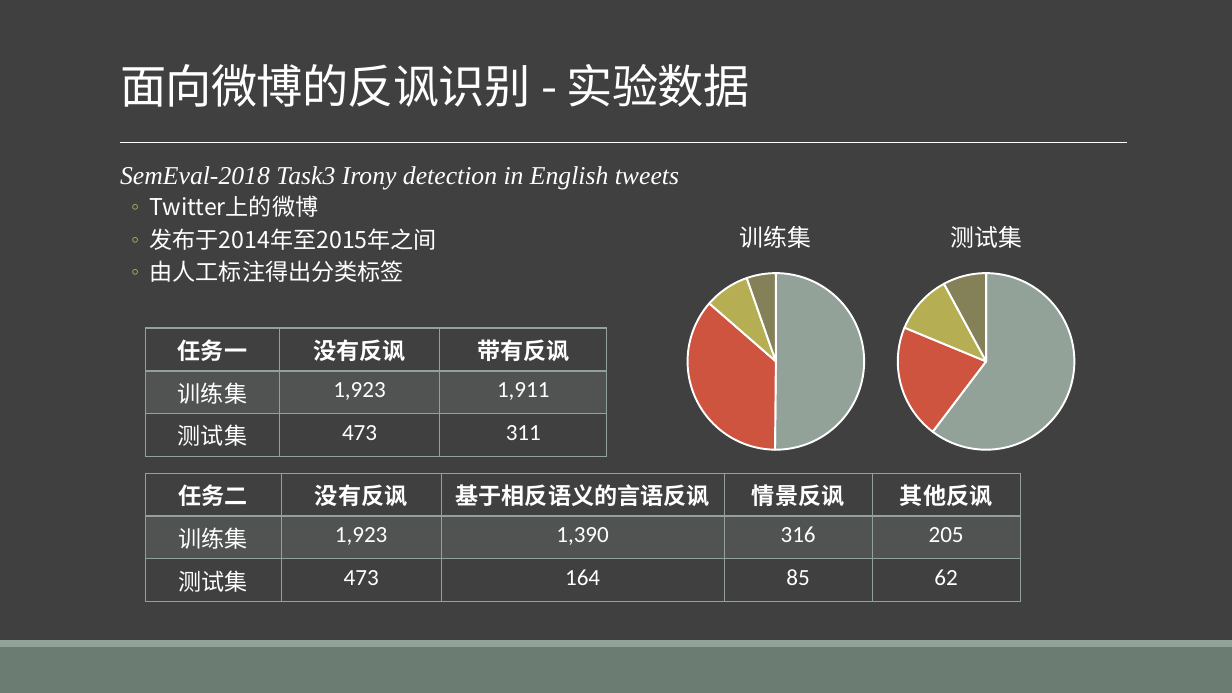
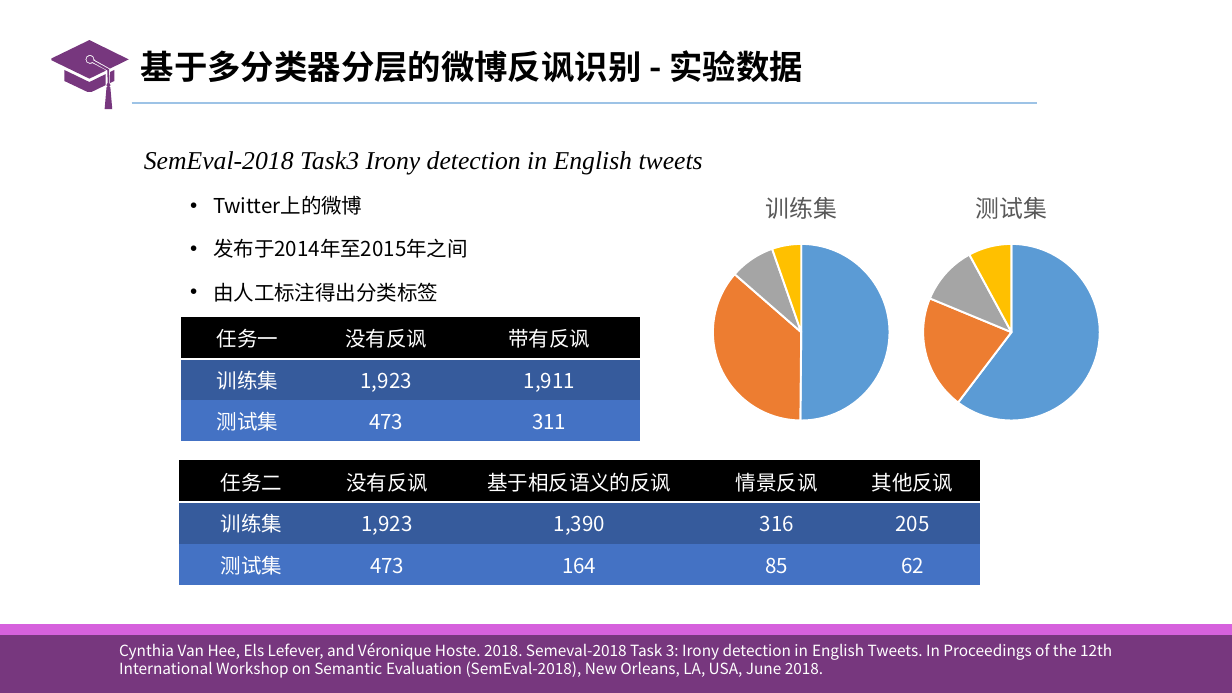
Before and after one commit to liangxh/grad2019, a slide deck: slide 17 of 计研163_梁锡豪_2016211014.pptx (slide 16 before the commit). Drawn at 1232x693 pixels with LibreOffice and Linux fonts; fonts in the diff are those of the drawing. Boxes give left, top, right and bottom in pixels: in the first picture for what was removed or moved away, otherwise in the second. Text is boxed around its words. In the diff, an @@ line names an element or a change of style, - is before the commit and + after.

```diff
--- a/计研163_梁锡豪_2016211014.pptx
+++ b/计研163_梁锡豪_2016211014.pptx
@@ background #404040 to #FFFFFF @@
@@ freeform shape added at (51,40,128,109), fill #77377E @@
@@ title "基于多分类器分层的微博反讽识别 - 实验数据" at (141,50,803,83): vertical alignment bottom to middle @@
@@ title at (141,50,803,83): text changed; size 36 to 26 pt; text colour #FFFFFF to #000000; bold on @@
-面向微博的反讽识别 - 实验数据
+基于多分类器分层的微博反讽识别 - 实验数据
@@ line added from (131, 104) to (1037, 104), #9DC3E6 1.5 pt @@
@@ line removed from (120, 142) to (1128, 142) @@
@@ text "SemEval-2018 Task3 Irony detection in ...": place and size @@
-text "SemEval-2018 Task3 Irony detection in ..." at (120,166,679,282)
+text "SemEval-2018 Task3 Irony detection in ..." at (144,151,703,302)
@@ text "SemEval-2018 Task3 Irony detection in ..." at (144,151,703,302): text colour #FFFFFF to #000000; size 18 to 16 pt in "Twitter上的微博", "发布于2014年至2015年之间", "由人工标注得出分类标签"; bullet   to none; line spacing 0.9 to 1.5; less space between paragraphs; bullet ◦ to • @@
@@ pie chart: place and size @@
-pie chart at (645,201,907,463)
+pie chart at (671,172,933,433)
@@ pie chart at (671,172,933,433) @@
@@ colours of single points changed @@
@@ lettering changed @@
@@ pie chart at (880,172,1144,433) @@
@@ colours of single points changed @@
@@ lettering changed @@
@@ pie chart: place and size @@
-pie chart at (854,201,1118,463)
+pie chart at (880,172,1144,433)
@@ table at (181,317,640,441) @@
@@ fill none to #000000 in row 1 @@
@@ fill #93A299 at 20% opacity to #365B9D in row 2 @@
@@ fill none to #4472C4 in row 3 @@
@@ size 18 to 16 pt @@
@@ bold off in "任务一", "没有反讽", "带有反讽" @@
@@ font Calibri to Noto Sans CJK SC in "1,923", "1,911", "473", "311" @@
@@ borders changed @@
@@ table: place and size @@
-table at (145,328,606,452)
+table at (181,317,640,441)
@@ table at (178,460,981,585) @@
-row 1, column 3: 基于相反语义的言语反讽
+row 1, column 3: 基于相反语义的反讽
@@ fill none to #000000 in row 1 @@
@@ fill #93A299 at 20% opacity to #365B9D in row 2 @@
@@ fill none to #4472C4 in row 3 @@
@@ size 18 to 16 pt in "任务二", "没有反讽", "情景反讽", "其他反讽" and 10 more places @@
@@ bold off in "任务二", "没有反讽", "情景反讽", "其他反讽" @@
@@ font Calibri to Noto Sans CJK SC in "1,923", "1,390", "316", "205" and 4 more places @@
@@ borders changed @@
@@ table: place and size @@
-table at (146,473,1020,598)
+table at (178,460,981,585)
@@ rectangle added at (0,625,1232,693), fill #77377E @@
@@ rectangle added at (0,625,1232,636), fill #D661DD @@
@@ rectangle removed at (0,647,1232,693) @@
@@ rectangle removed at (0,640,1232,647) @@
@@ text added at (119,643,1112,678), 12 pt, text #FFFFFF @@
+Cynthia Van Hee, Els Lefever, and Véronique Hoste. 2018. Semeval-2018 Task 3: Irony detection in English Tweets. In Proceedings of the 12th International Workshop on Semantic Evaluation (SemEval-2018), New Orleans, LA, USA, June 2018.
```
Also in this commit, not shown: 26 other slides changed, 32 slides added, 8 slides removed, 9 other files.
